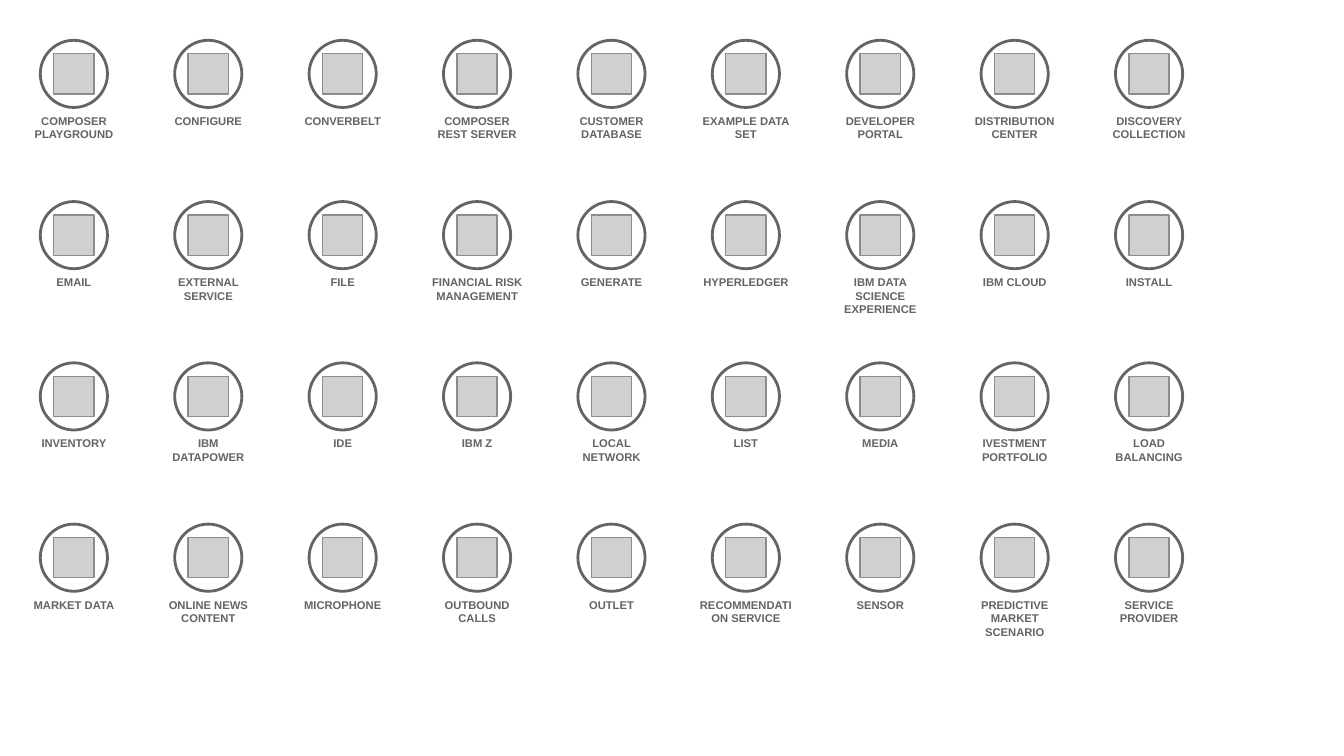
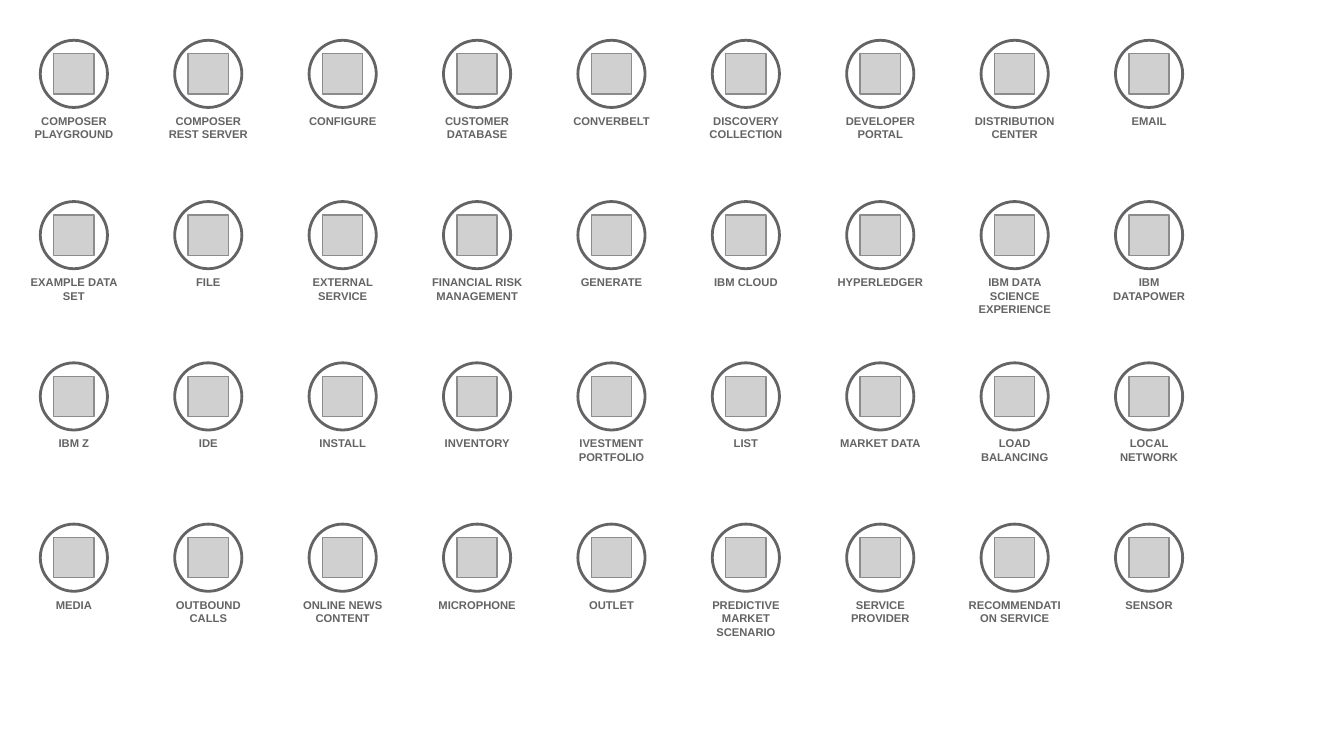
Before and after one commit to l2fprod/myarchitecture, a slide deck: slide 11 of mycatalog-architecture-diagram-template.pptx. Drawn at 1344x756 pixels with LibreOffice and Linux fonts; fonts in the diff are those of the drawing; grey boxes stand for pictures. Boxes give left, top, right and bottom in pixels: in the first picture for what was removed or moved away, otherwise in the second. Text is boxed around its words. In the diff, an @@ line names an element or a change of style, - is before the commit and + after.

```diff
--- a/mycatalog-architecture-diagram-template.pptx
+++ b/mycatalog-architecture-diagram-template.pptx
@@ text "CONVERBELT": place and size @@
-text "CONVERBELT" at [305, 117, 381, 125]
+text "CONVERBELT" at [573, 117, 649, 125]
@@ text at [709, 117, 782, 138]: text changed @@
-EXAMPLE DATA SET
+DISCOVERY COLLECTION
@@ text at [1132, 117, 1167, 125]: text changed @@
-DISCOVERY COLLECTION
+EMAIL
@@ text at [31, 278, 117, 300]: text changed @@
-EMAIL
+EXAMPLE DATA SET
@@ text at [1113, 278, 1185, 300]: text changed @@
-INSTALL
+IBM DATAPOWER
@@ text at [59, 439, 89, 447]: text changed @@
-INVENTORY
+IBM Z
@@ text removed at [172, 439, 244, 461] @@
-IBM DATAPOWER
@@ text added at [319, 439, 365, 447], 6 pt, text #646365, bold @@
+INSTALL
@@ text at [445, 439, 510, 447]: text changed @@
-IBM Z
+INVENTORY
@@ text at [579, 439, 644, 461]: text changed @@
-LOCAL NETWORK
+IVESTMENT PORTFOLIO
@@ text at [840, 439, 920, 447]: text changed @@
-MEDIA
+MARKET DATA
@@ 4 texts: place and size @@
-4 texts at [331, 117, 1182, 461]
+4 texts at [196, 117, 1048, 461]
@@ text removed at [982, 439, 1047, 461] @@
-IVESTMENT PORTFOLIO
@@ text added at [1120, 439, 1178, 461], 6 pt, text #646365, bold @@
+LOCAL NETWORK
@@ 3 texts: place and size @@
-3 texts at [438, 117, 1047, 622]
+3 texts at [169, 117, 778, 622]
@@ 6 texts: place and size @@
-6 texts at [169, 117, 916, 622]
+6 texts at [303, 117, 1051, 622]
@@ text at [56, 601, 92, 609]: text changed @@
-MARKET DATA
+MEDIA
@@ text at [712, 601, 779, 636]: text changed @@
-RECOMMENDATION SERVICE
+PREDICTIVE MARKET SCENARIO
@@ text at [851, 601, 910, 622]: text changed @@
-SENSOR
+SERVICE PROVIDER
@@ text at [1000, 614, 1049, 622]: text changed @@
-PREDICTIVE MARKET SCENARIO
+RECOMMENDATION SERVICE
@@ text at [1125, 601, 1172, 609]: text changed @@
-SERVICE PROVIDER
+SENSOR
```
Also in this commit, not shown: 16 other slides changed, 1 slide added, 1 slide removed.
